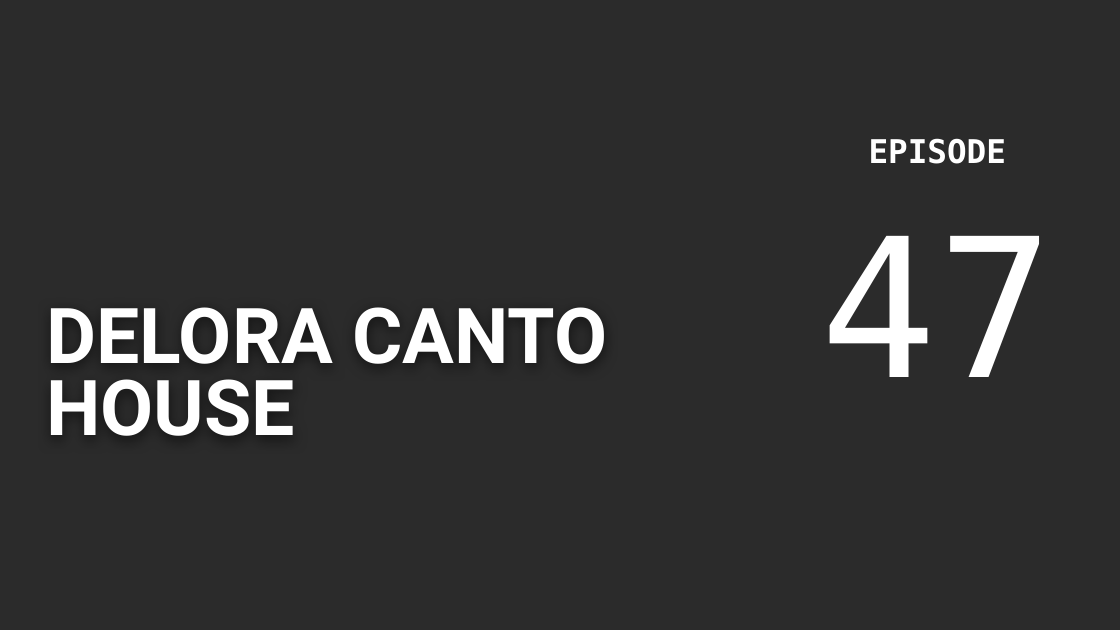
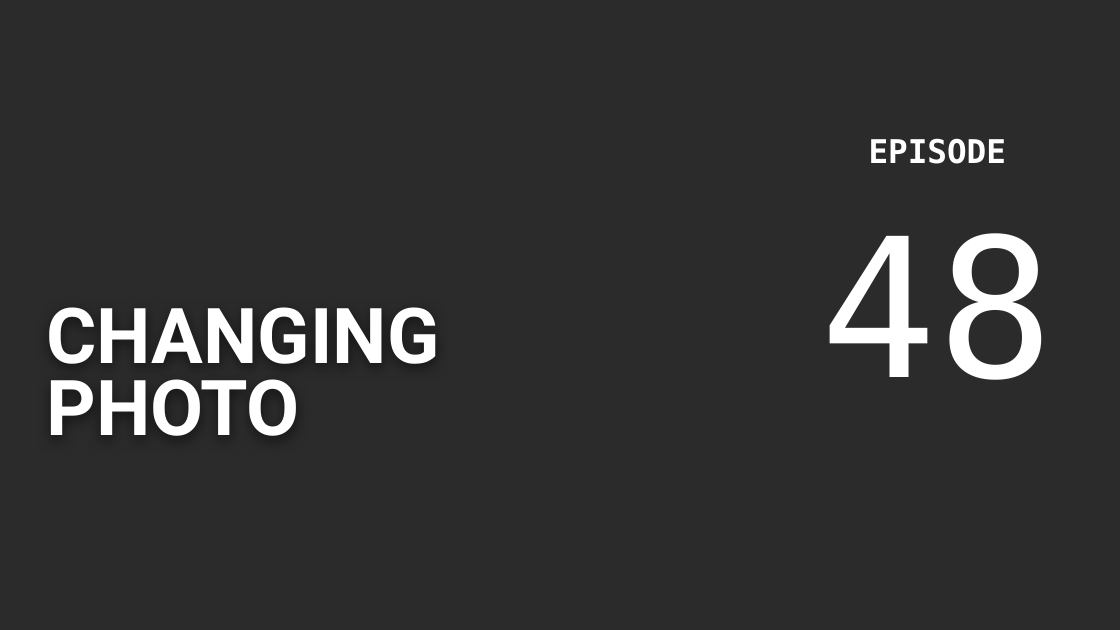
Before and after one commit to vjdyofficial/EchoRidgeDelora, a slide deck: slide 1 of assets/Thumbnail.pptx. Drawn at 1120x630 pixels with LibreOffice and Linux fonts; fonts in the diff are those of the drawing; background and template pictures are left out; a plain dark background stands for a picture behind light text. Boxes give left, top, right and bottom in pixels: in the first picture for what was removed or moved away, otherwise in the second. Text is boxed around its words. In the diff, an @@ line names an element or a change of style, - is before the commit and + after.

```diff
--- a/assets/Thumbnail.pptx
+++ b/assets/Thumbnail.pptx
@@ text at (x1=821, y1=233, x2=1054, y2=380): text changed @@
-47
+48
@@ text at (x1=46, y1=307, x2=439, y2=436): text changed @@
-DELORA CANTO
-HOUSE
+CHANGING
+PHOTO
```
Also in this commit, not shown: 2 other files.
